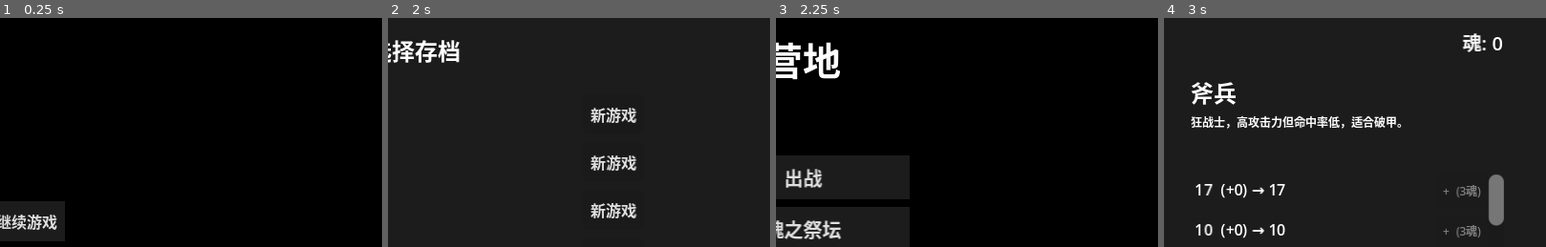
Above: before the commit, frames 1-4 (left to right).
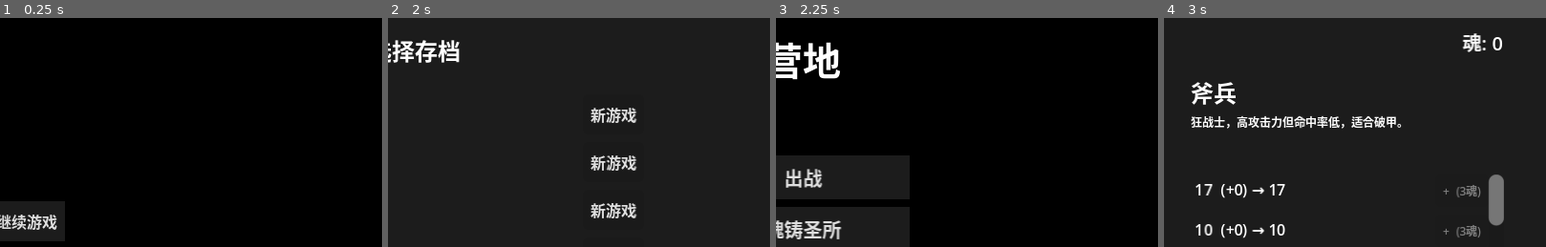
Above: after the commit, the same moments.

Repository: ZhuXilin/Dev_Project_260730
Game: Godot game, scene res://content/scenes/ui/MainMenu.tscn
Same seed, same stepped clock (60 frames per second), same inputs: the game is played once before the commit and once after it. Sound files missing from this copy of the repository are replaced by a short silence.
Inputs:
- Up to frame 1 (0.25 s): no input
- Up to frame 2 (2 s): click "继续游戏" at 0.5 s; click "新建游戏" at 1.25 s
- Up to frame 3 (2.25 s): click "新游戏" at 2 s
- Up to frame 4 (3 s): click "魂之祭坛" (after the commit: "魂铸圣所") at 2.75 s
The pictures show only the part of the screen within x 46-96%, y 10-60%; the shares and areas given below are measured in that part.

Frames 1-2 are identical in both runs. In frame 3, 0.8% of the frame differs, in the area x 2-18%, y 88-97%; in frame 4, nothing differs.

Commit message:
Add treasure function

Diff:
--- /dev/null
+++ b/content/data/treasure_rewards.json
@@ -0,0 +1,18 @@
+{
+  "day1": [
+	{ "gold": 50, "materials": { "粗铁": 2 } },
+	{ "gold": 30, "materials": { "粗铁": 3 } },
+	{ "materials": { "精钢": 1 } },
+	{ "gold": 80 },
+	{ "soul": 1 },
+	{ "gold": 40, "items": ["wooden_shield"] }
+  ],
+  "day2": [
+	{ "gold": 80, "materials": { "精钢": 1 } },
+	{ "gold": 50, "materials": { "粗铁": 5 } },
+	{ "materials": { "秘银": 1 } },
+	{ "gold": 120 },
+	{ "soul": 1 },
+	{ "gold": 60, "items": ["iron_armor"] }
+  ]
+}
--- a/content/scenes/ui/Treasure.tscn
+++ b/content/scenes/ui/Treasure.tscn
@@ -3,11 +3,11 @@
 [ext_resource type="Script" uid="uid://bugjwfbcjnfga" path="res://function/script/Treasure.gd" id="1"]
 [ext_resource type="StyleBox" uid="uid://6qbsaxkfwg3o" path="res://content/resource/stylebox/8bit_style_box_flat.tres" id="2"]
 
-[node name="Treasure" type="CanvasLayer" unique_id=107452861]
+[node name="Treasure" type="CanvasLayer" unique_id=388540412]
 layer = 15
 script = ExtResource("1")
 
-[node name="Background" type="ColorRect" parent="." unique_id=579558912]
+[node name="Background" type="ColorRect" parent="." unique_id=126564747]
 anchors_preset = 15
 anchor_right = 1.0
 anchor_bottom = 1.0
@@ -15,7 +15,7 @@
 grow_vertical = 2
 color = Color(0.10980392, 0.10980392, 0.10980392, 1)
 
-[node name="Panel" type="Panel" parent="." unique_id=133034661]
+[node name="Panel" type="Panel" parent="." unique_id=1340743149]
 anchors_preset = 8
 anchor_left = 0.5
 anchor_top = 0.5
@@ -29,7 +29,7 @@
 grow_vertical = 2
 theme_override_styles/panel = ExtResource("2")
 
-[node name="VBoxContainer" type="VBoxContainer" parent="Panel" unique_id=1289017360]
+[node name="VBoxContainer" type="VBoxContainer" parent="Panel" unique_id=1795138188]
 layout_mode = 1
 anchors_preset = 15
 anchor_right = 1.0
@@ -42,25 +42,25 @@
 grow_vertical = 2
 theme_override_constants/separation = 8
 
-[node name="TitleLabel" type="Label" parent="Panel/VBoxContainer" unique_id=827630161]
+[node name="TitleLabel" type="Label" parent="Panel/VBoxContainer" unique_id=905996812]
 layout_mode = 2
 theme_override_font_sizes/font_size = 12
 text = "宝箱"
 horizontal_alignment = 1
 
-[node name="Separator1" type="HSeparator" parent="Panel/VBoxContainer" unique_id=2127321548]
+[node name="Separator1" type="HSeparator" parent="Panel/VBoxContainer" unique_id=1953460120]
 layout_mode = 2
 
-[node name="RewardContainer" type="VBoxContainer" parent="Panel/VBoxContainer" unique_id=861542900]
+[node name="RewardContainer" type="VBoxContainer" parent="Panel/VBoxContainer" unique_id=155525049]
 layout_mode = 2
 size_flags_vertical = 3
 theme_override_constants/separation = 4
 alignment = 1
 
-[node name="Separator2" type="HSeparator" parent="Panel/VBoxContainer" unique_id=1565791625]
+[node name="Separator2" type="HSeparator" parent="Panel/VBoxContainer" unique_id=2117874714]
 layout_mode = 2
 
-[node name="ConfirmButton" type="Button" parent="Panel/VBoxContainer" unique_id=96545447]
+[node name="ConfirmButton" type="Button" parent="Panel/VBoxContainer" unique_id=1130799276]
 layout_mode = 2
 size_flags_horizontal = 4
 theme_override_font_sizes/font_size = 10
--- a/function/global/Config.gd
+++ b/function/global/Config.gd
@@ -13,6 +13,7 @@
 	"EVENT_DATA":       "res://content/data/events.json",
 	"RECIPE_DATA":      "res://content/data/recipes.json",
 	"STORY_DATA":       "res://content/data/stories.json",
+	"TREASURE_REWARDS":     "res://content/data/treasure_rewards.json",
 
 	# 配置资源
 	"MUSIC_CONFIG":     "res://content/scenes/levels/MusicConfig.tres",
--- /dev/null
+++ b/function/global/TreasureRewardManager.gd
@@ -0,0 +1,36 @@
+class_name TreasureRewardManager
+extends RefCounted
+
+static var _data : Dictionary = {}
+static var _loaded : bool = false
+
+
+static func _load():
+	if _loaded:
+		return
+	_loaded = true
+	var path = Config.PATHS.TREASURE_REWARDS
+	if not FileAccess.file_exists(path):
+		push_error("宝箱奖励数据文件不存在: ", path)
+		return
+	var file = FileAccess.open(path, FileAccess.READ)
+	var content = file.get_as_text()
+	file.close()
+	var parsed = JSON.parse_string(content)
+	if parsed == null or not parsed is Dictionary:
+		push_error("宝箱奖励 JSON 解析失败")
+		return
+	_data = parsed
+	print("成功加载宝箱奖励池，天数: ", _data.keys())
+
+
+## 随机滚一个奖励（返回深拷贝）
+## day <= 1 → day1 池；day >= 2 → day2 池
+static func roll_reward(day: int) -> Dictionary:
+	_load()
+	var key = "day1" if day <= 1 else "day2"
+	var pool = _data.get(key, [])
+	if pool.is_empty():
+		return {}
+	var idx = randi() % pool.size()
+	return pool[idx].duplicate(true)
--- a/function/resource/MapNode.gd
+++ b/function/resource/MapNode.gd
@@ -11,7 +11,6 @@
 	FORGE,
 }
 
-# ---- 静态计数器（同帧批量创建时保证唯一） ----
 static var _node_counter : int = 0
 
 @export var node_type: MapNode.NodeType = MapNode.NodeType.NORMAL
@@ -22,6 +21,7 @@
 @export var is_available: bool = false
 @export var custom_label: String = ""
 @export var layer: int = 0
+@export var reward: Dictionary = {}    # ← 新增
 
 var connected_nodes: Array = []
 var is_completed: bool = false
--- a/function/script/Camp.gd
+++ b/function/script/Camp.gd
@@ -13,7 +13,7 @@
 
 	# ---- 按钮文本（避免在 .tscn 里硬编码） ----
 	if unit_btn:
-		unit_btn.text = "魂之祭坛"
+		unit_btn.text = "魂铸圣所"
 	if item_btn:
 		item_btn.text = "铁砧酒馆"
 
--- a/function/script/DamagePopup.gd
+++ b/function/script/DamagePopup.gd
@@ -31,7 +31,7 @@
 	global_position = world_pos - Vector2(0, 14) - size / 2
 
 	var tween = create_tween()
-	tween.set_ignore_time_scale(true)   # ← 新增
+	tween.set_ignore_time_scale(true)
 	tween.tween_property(self, "modulate:a", 0.0, 0.15).set_delay(duration - 0.15)
 	await get_tree().create_timer(duration, true, false, true).timeout
 	queue_free()
--- a/function/script/MapGenerator.gd
+++ b/function/script/MapGenerator.gd
@@ -19,7 +19,7 @@
 			root = _create_node(MapNode.NodeType.START, Vector2(x_center, 220), 0)
 			nodes.append(root)
 
-			# Layer 1: NORMAL ×2（固定类型，地图随机）
+			# Layer 1: NORMAL ×2
 			var n1 = _create_node(MapNode.NodeType.NORMAL, Vector2(x_left,  175), 1)
 			var n2 = _create_node(MapNode.NodeType.NORMAL, Vector2(x_right, 175), 1)
 			nodes.append(n1)
@@ -37,6 +37,13 @@
 			var e2 = _create_node(
 				MapNode.NodeType.EVENT if elite_left else MapNode.NodeType.ELITE,
 				Vector2(x_right, 85), 3)
+
+			# ---- 宝箱节点：随机奖励 ----
+			if e1.node_type == MapNode.NodeType.EVENT:
+				e1.reward = TreasureRewardManager.roll_reward(day)
+			if e2.node_type == MapNode.NodeType.EVENT:
+				e2.reward = TreasureRewardManager.roll_reward(day)
+
 			nodes.append(e1)
 			nodes.append(e2)
 
--- a/function/script/MapScene.gd
+++ b/function/script/MapScene.gd
@@ -461,6 +461,7 @@
 	GameState.visited_nodes[key] = true
 	node.is_visited = true
 	node.is_available = false
+	# 注意：不设 GameState.current_node_key（非战斗节点，关闭后不可重进）
 
 	info_panel.visible = false
 	_update_availability(map_data.root_node)
@@ -472,10 +473,10 @@
 		return
 	var treasure = treasure_scene.instantiate()
 	add_child(treasure)
+	treasure.setup(node.reward)
 	await treasure.closed
 
 	print("宝箱/事件已关闭")
-	GameState.current_node_key = ""
 	_save_game()
 	update_all_displays()
 	_update_availability(map_data.root_node)
--- a/function/script/MapSnapshot.gd
+++ b/function/script/MapSnapshot.gd
@@ -21,6 +21,7 @@
 			"position_y": node.position.y,
 			"layer": node.layer,
 			"custom_label": node.custom_label,
+			"reward": node.reward,
 			"map_data": _serialize_map_data(node.map_data),
 			"connected_node_ids": []
 		}
@@ -74,6 +75,7 @@
 		)
 		node.layer = node_dict.get("layer", 0)
 		node.custom_label = node_dict.get("custom_label", "")
+		node.reward = node_dict.get("reward", {})
 		node.is_visited = false
 		node.is_available = false
 		node.map_data = _deserialize_map_data(node_dict.get("map_data", {}))
--- a/function/script/Treasure.gd
+++ b/function/script/Treasure.gd
@@ -3,39 +3,48 @@
 signal closed
 
 var _rewards : Dictionary = {}
+var _applied : bool = false
 
+@onready var title_label : Label = $Panel/VBoxContainer/TitleLabel
 @onready var reward_container : VBoxContainer = $Panel/VBoxContainer/RewardContainer
 
+
 func _ready():
-	_roll_rewards()
-	_populate_rewards()
+	title_label.text = "宝箱"
+	# 内容由 setup() 填充
 
 
-# ============================================================
-#  奖励生成
-# ============================================================
-func _roll_rewards():
-	# 暂时：占位奖励
-	# TODO: 从 MapNode 读取实际配置
-	_rewards = {
-		"gold": 50,
-		"materials": {"粗铁": 2},
-		"items": [],
-	}
+## 外部传入奖励（MapScene 调用）
+func setup(rewards: Dictionary):
+	_rewards = rewards.duplicate(true)
+	_populate_rewards()
 
 
 func _populate_rewards():
 	for child in reward_container.get_children():
+		reward_container.remove_child(child)
 		child.queue_free()
 
+	if _rewards.is_empty():
+		reward_container.add_child(_make_label("空空如也……"))
+		return
+
+	# ---- 金币 ----
 	if _rewards.get("gold", 0) > 0:
 		reward_container.add_child(_make_label("金币 +%d" % _rewards["gold"]))
 
-	for mat_name in _rewards.get("materials", {}):
-		var count = _rewards["materials"][mat_name]
+	# ---- 魂 ----
+	if _rewards.get("soul", 0) > 0:
+		reward_container.add_child(_make_label("魂 +%d" % _rewards["soul"]))
+
+	# ---- 材料 ----
+	var mats = _rewards.get("materials", {})
+	for mat_name in mats:
+		var count = mats[mat_name]
 		if count > 0:
 			reward_container.add_child(_make_label("%s ×%d" % [mat_name, count]))
 
+	# ---- 道具 ----
 	for item_id in _rewards.get("items", []):
 		var data = ItemManager.get_item_data(item_id)
 		if data:
@@ -51,17 +60,32 @@
 
 
 # ============================================================
-#  信号回调（由 .tscn 连线）
+#  信号回调（.tscn 连线）
 # ============================================================
 func _on_confirm_pressed():
+	if _applied:
+		return
+	_applied = true
+
+	# ---- 金币 ----
 	if _rewards.get("gold", 0) > 0:
 		EconomyManager.add_temp_gold(_rewards["gold"])
-	for mat_name in _rewards.get("materials", {}):
-		var count = _rewards["materials"][mat_name]
+
+	# ---- 魂 ----
+	if _rewards.get("soul", 0) > 0:
+		GameState.temp_soul += _rewards["soul"]
+
+	# ---- 材料 ----
+	var mats = _rewards.get("materials", {})
+	for mat_name in mats:
+		var count = mats[mat_name]
 		if count > 0:
 			GameState.add_material(mat_name, count)
+
+	# ---- 道具 ----
 	for item_id in _rewards.get("items", []):
 		Globals.unlock_item(item_id)
+		GameState.add_reward_item(item_id)
 
 	closed.emit()
 	queue_free()
Not shown, added: function/global/TreasureRewardManager.gd.uid
